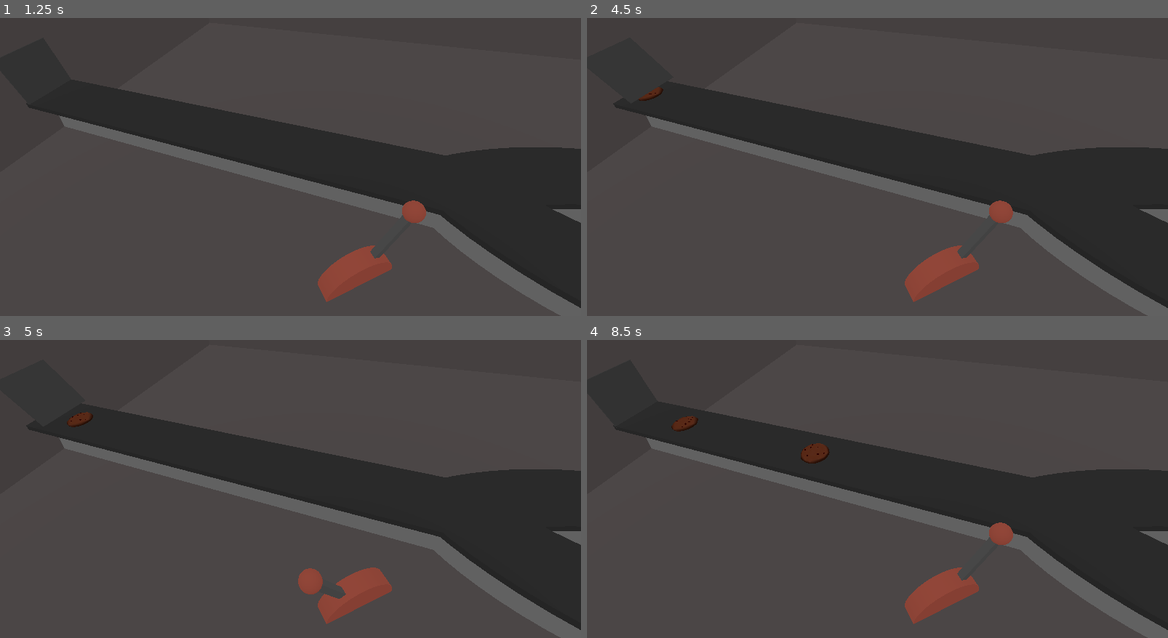
Above: before the commit, frames 1-4 (two rows, left to right).
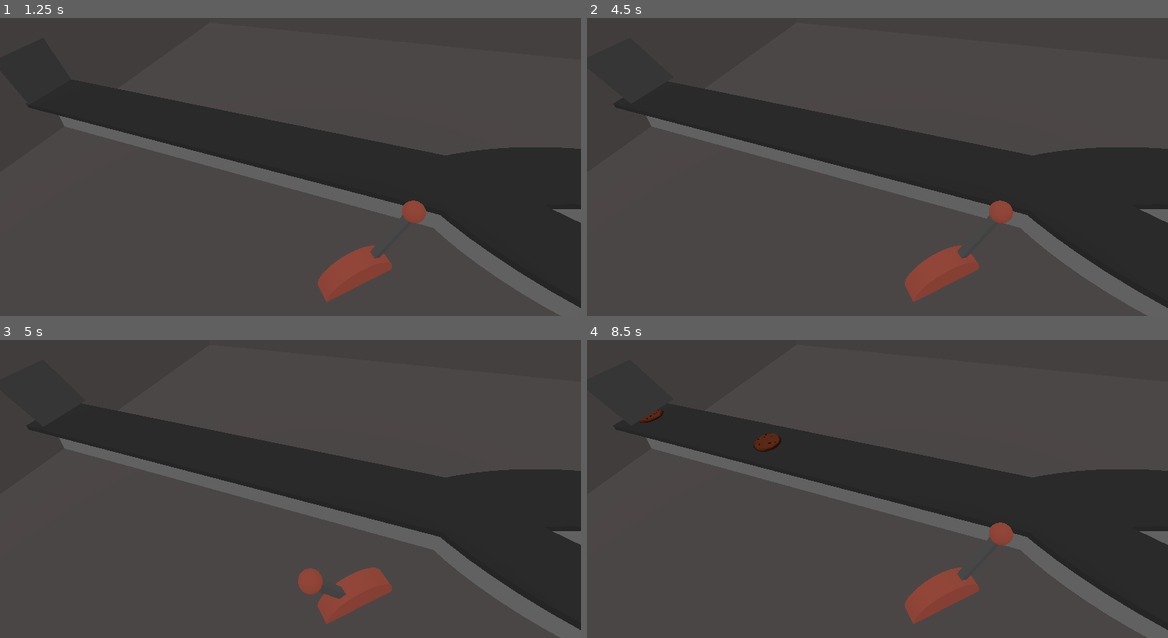
Above: after the commit, the same moments.

Repository: CrankGameDev/deadly-biscuits
Game: Godot game, scene res://core/level.tscn
Two runs of this game, one before a commit and one after it. Both use one fixed random seed, a clock stepped at 60 frames per second and the inputs below.
Inputs (mouse positions are in pixels of both pictures, inside the frame that each line leads up to):
- Up to frame 1 (1.25 s): tap Enter (ui_accept) at 0.5, 0.77 s; move the mouse to (418, 137) at 0.52 s; click (418, 137) at 0.67 s
- Up to frame 2 (4.5 s): tap Enter (ui_accept) at 1.25, 1.52, 2, 2.75, 3.02, 3.5, 3.77, 4.25 s; move the mouse to (761, 169) at 1.27 s; click (761, 169) at 1.42 s; move the mouse to (935, 80) at 2.02 s; click (935, 80) at 2.17 s; move the mouse to (848, 217) at 2.77 s; click (848, 217) at 2.92 s; move the mouse to (1051, 202) at 3.52 s; click (1051, 202) at 3.67 s; move the mouse to (703, 104) at 4.27 s; click (703, 104) at 4.42 s
- Up to frame 3 (5 s): tap Enter (ui_accept) at 4.52 s
- Up to frame 4 (8.5 s): move the mouse to (906, 474) at 5.02 s; click (906, 474) at 5.17 s; move the mouse to (790, 393) at 5.77 s; click (790, 393) at 5.92 s; tap Enter (ui_accept) at 6.02, 6.77, 7.52 s; move the mouse to (1005, 459) at 6.52 s; click (1005, 459) at 6.67 s; move the mouse to (761, 491) at 7.27 s; click (761, 491) at 7.42 s; move the mouse to (935, 402) at 8.02 s; click (935, 402) at 8.17 s

Frame 1 is identical in both runs. In frame 2, less than 0.1% of the frame differs, in the area x 8-14%, y 23-28%; in frame 3, 0.2%; in frame 4, 0.7%, in the area x 8-42%, y 23-42%.
Error after the commit: Cannot call method 'hide' on a null value. (res://biscuit_types/heart_biscuit.gd:15)

Commit message:
Added heart biscuits

Diff:
--- /dev/null
+++ b/biscuit_spawns/heart_biscuit/heart_biscuit_evil.tres
@@ -0,0 +1,12 @@
+[gd_resource type="Resource" script_class="SpawnEvent" load_steps=3 format=3 uid="uid://c2xq17jbjkxv2"]
+
+[ext_resource type="PackedScene" uid="uid://c8wl208mkd5h8" path="res://biscuit_types/heart_biscuit.tscn" id="1_e5grg"]
+[ext_resource type="Script" uid="uid://60jgksmd2ubi" path="res://core/spawning/spawn_event.gd" id="2_ynp6k"]
+
+[resource]
+script = ExtResource("2_ynp6k")
+biscuit_scene = ExtResource("1_e5grg")
+spawn_settings = Dictionary[String, Variant]({
+"is_evil": true
+})
+metadata/_custom_type_script = "uid://60jgksmd2ubi"
--- /dev/null
+++ b/biscuit_spawns/heart_biscuit/heart_biscuit_good.tres
@@ -0,0 +1,12 @@
+[gd_resource type="Resource" script_class="SpawnEvent" load_steps=3 format=3 uid="uid://m5pnqi0oskiy"]
+
+[ext_resource type="Script" uid="uid://60jgksmd2ubi" path="res://core/spawning/spawn_event.gd" id="1_56lnu"]
+[ext_resource type="PackedScene" uid="uid://c8wl208mkd5h8" path="res://biscuit_types/heart_biscuit.tscn" id="1_qcev4"]
+
+[resource]
+script = ExtResource("1_56lnu")
+biscuit_scene = ExtResource("1_qcev4")
+spawn_settings = Dictionary[String, Variant]({
+"is_evil": false
+})
+metadata/_custom_type_script = "uid://60jgksmd2ubi"
--- /dev/null
+++ b/biscuit_types/heart_biscuit.gd
@@ -0,0 +1,20 @@
+class_name HeartBiscuit
+extends Biscuit
+
+@export var is_evil: bool
+
+@onready var evil_model: Node3D = %EvilModel
+@onready var good_model: Node3D = %GoodModel
+@onready var animation: AnimationPlayer = %Animation
+
+
+func _ready() -> void:
+	if spawn_settings.has("is_evil"):
+		is_evil = spawn_settings.get("is_evil")
+	if is_evil:
+		good_model.hide()
+		evil_model.show()
+		animation.play("throb")
+	else:
+		good_model.show()
+		evil_model.hide()
--- /dev/null
+++ b/biscuit_types/heart_biscuit.tscn
@@ -0,0 +1,65 @@
+[gd_scene load_steps=8 format=3 uid="uid://c8wl208mkd5h8"]
+
+[ext_resource type="PackedScene" uid="uid://b433p4cjgtoxq" path="res://core/base_biscuit.tscn" id="1_dx807"]
+[ext_resource type="Script" uid="uid://bxjlr8gtasvlf" path="res://biscuit_types/heart_biscuit.gd" id="2_e3cud"]
+[ext_resource type="PackedScene" uid="uid://dy8x6l1dvj4la" path="res://assets/heart_biscuit.glb" id="2_q388c"]
+[ext_resource type="PackedScene" uid="uid://gy262lerkoho" path="res://assets/heart_biscuit_evil.glb" id="3_e3cud"]
+
+[sub_resource type="Animation" id="Animation_q388c"]
+resource_name = "throb"
+loop_mode = 1
+tracks/0/type = "value"
+tracks/0/imported = false
+tracks/0/enabled = true
+tracks/0/path = NodePath("..:scale")
+tracks/0/interp = 2
+tracks/0/loop_wrap = true
+tracks/0/keys = {
+"times": PackedFloat32Array(0, 0.266667, 1),
+"transitions": PackedFloat32Array(1, 1, 1),
+"update": 0,
+"values": [Vector3(1, 1, 1), Vector3(1.05, 1.05, 1.05), Vector3(1, 1, 1)]
+}
+
+[sub_resource type="Animation" id="Animation_e3cud"]
+length = 0.001
+tracks/0/type = "value"
+tracks/0/imported = false
+tracks/0/enabled = true
+tracks/0/path = NodePath("..:scale")
+tracks/0/interp = 1
+tracks/0/loop_wrap = true
+tracks/0/keys = {
+"times": PackedFloat32Array(0),
+"transitions": PackedFloat32Array(1),
+"update": 0,
+"values": [Vector3(1, 1, 1)]
+}
+
+[sub_resource type="AnimationLibrary" id="AnimationLibrary_hnkk8"]
+_data = {
+&"RESET": SubResource("Animation_e3cud"),
+&"throb": SubResource("Animation_q388c")
+}
+
+[node name="HeartBiscuit" instance=ExtResource("1_dx807")]
+script = ExtResource("2_e3cud")
+is_evil = false
+
+[node name="Model" type="Node3D" parent="." index="1"]
+transform = Transform3D(-4.37116e-08, 0, 1, 0, 1, 0, -1, 0, -4.37114e-08, 0, 0, 0)
+
+[node name="GoodModel" parent="Model" index="0" instance=ExtResource("2_q388c")]
+unique_name_in_owner = true
+transform = Transform3D(0.499998, 0, -9.23706e-14, 0, 0.499998, 0, -9.23706e-14, 0, 0.5, 0, 0, 0)
+
+[node name="EvilModel" parent="Model" index="1" instance=ExtResource("3_e3cud")]
+unique_name_in_owner = true
+transform = Transform3D(0.499998, 0, -9.23706e-14, 0, 0.499998, 0, -9.23706e-14, 0, 0.5, 0, 0, 0)
+
+[node name="Animation" type="AnimationPlayer" parent="." index="2"]
+unique_name_in_owner = true
+root_node = NodePath("../Model/EvilModel")
+libraries = {
+&"": SubResource("AnimationLibrary_hnkk8")
+}
--- a/core/level.tscn
+++ b/core/level.tscn
@@ -9,12 +9,22 @@
 [ext_resource type="PackedScene" uid="uid://cpylw10v2xhi3" path="res://biscuit_types/choc_chip_biscuit.tscn" id="6_ppale"]
 [ext_resource type="Script" uid="uid://cighbn48ftkn1" path="res://core/criteria.gd" id="7_nuv7q"]
 [ext_resource type="Script" uid="uid://bg3awv8d0fhd2" path="res://criteria/choc_chip_count_criteria.gd" id="8_pj88p"]
+[ext_resource type="Resource" uid="uid://m5pnqi0oskiy" path="res://biscuit_spawns/heart_biscuit/heart_biscuit_good.tres" id="8_setdq"]
+[ext_resource type="Resource" uid="uid://c2xq17jbjkxv2" path="res://biscuit_spawns/heart_biscuit/heart_biscuit_evil.tres" id="9_t0ybl"]
 
 [sub_resource type="Resource" id="Resource_fgh25"]
 script = ExtResource("8_pj88p")
 operation = 0
 count = 5
 metadata/_custom_type_script = "uid://bg3awv8d0fhd2"
+
+[sub_resource type="Resource" id="Resource_v1dmi"]
+script = ExtResource("4_setdq")
+spawn_events = Dictionary[ExtResource("5_t0ybl"), int]({
+ExtResource("8_setdq"): 3,
+ExtResource("9_t0ybl"): 3
+})
+metadata/_custom_type_script = "uid://c7wi2gp6nyc57"
 
 [sub_resource type="Resource" id="Resource_cjuek"]
 script = ExtResource("5_t0ybl")
@@ -59,10 +69,10 @@
 
 [sub_resource type="Resource" id="Resource_setdq"]
 script = ExtResource("4_wsccs")
-conveyor_speed = 1.0
-spawn_interval = 3.0
+conveyor_speed = 3.0
+spawn_interval = 1.0
 critera = Array[ExtResource("7_nuv7q")]([SubResource("Resource_fgh25")])
-spawn_waves = Array[ExtResource("4_setdq")]([SubResource("Resource_sjcnv"), SubResource("Resource_gjr3k")])
+spawn_waves = Array[ExtResource("4_setdq")]([SubResource("Resource_v1dmi"), SubResource("Resource_sjcnv"), SubResource("Resource_gjr3k")])
 metadata/_custom_type_script = "uid://bn1b8j2k5er3j"
 
 [sub_resource type="Environment" id="Environment_v1l5v"]
--- /dev/null
+++ b/criteria/heart_beating_criteria.gd
@@ -0,0 +1,19 @@
+class_name HeartBeatingCriteria
+extends Criteria
+
+var should_beat: bool = false
+
+
+func _check_biscuit(biscuit: Biscuit) -> bool:
+	if biscuit is HeartBiscuit:
+		return biscuit.is_evil == should_beat
+	else:
+		# Ignore non choc chip biscuits.
+		return true
+
+
+func _get_text() -> String:
+	if should_beat:
+		return "Hearts must be beating."
+	else:
+		return "Hearts must not be beating."
Not shown, added: biscuit_types/heart_biscuit.gd.uid
Not shown: 1 places in core/level.tscn that only renumber resources
Not shown, added: criteria/heart_beating_criteria.gd.uid
